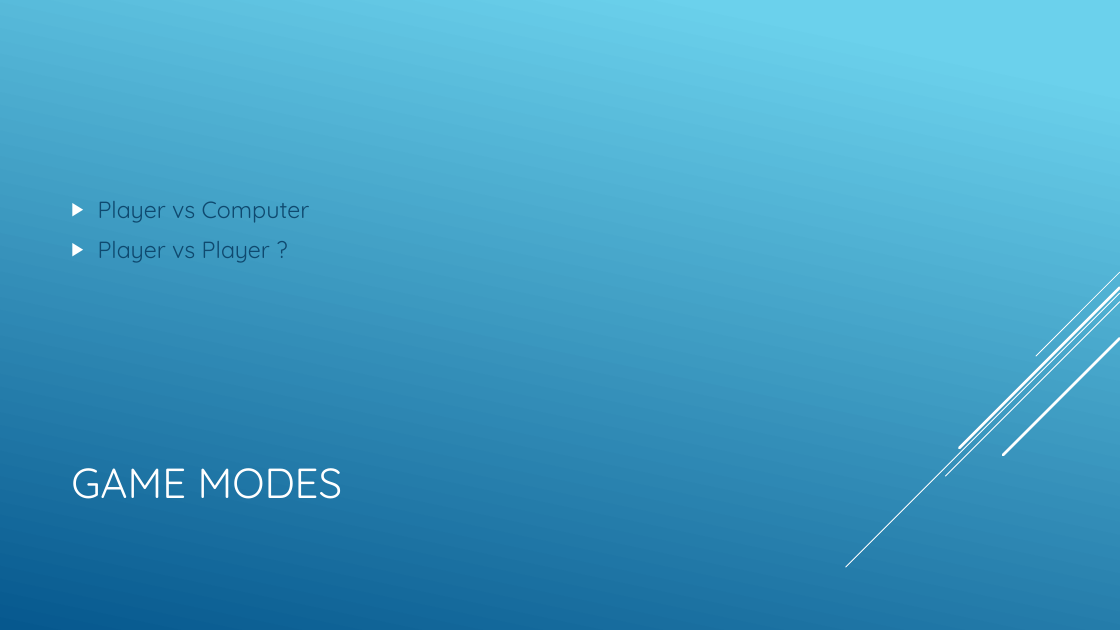
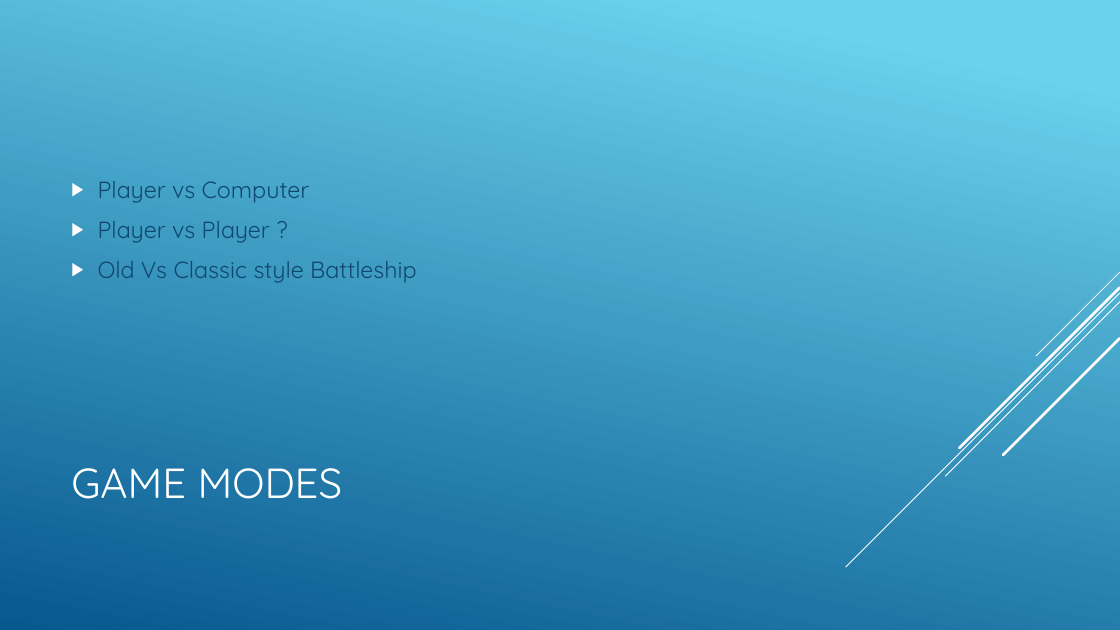
Before and after one commit to outsidethetacobox/pythonprojgame, a slide deck: slide 4 of battleship_prototype.pptx. Drawn at 1120x630 pixels with LibreOffice and Linux fonts; fonts in the diff are those of the drawing. Boxes give left, top, right and bottom in pixels: in the first picture for what was removed or moved away, otherwise in the second. Text is boxed around its words. In the diff, an @@ line names an element or a change of style, - is before the commit and + after.

```diff
--- a/battleship_prototype.pptx
+++ b/battleship_prototype.pptx
@@ text at <box>98,261,417,283</box>: paragraph added @@
+▶ Old Vs Classic style Battleship
```
Also in this commit, not shown: 1 slide added.
